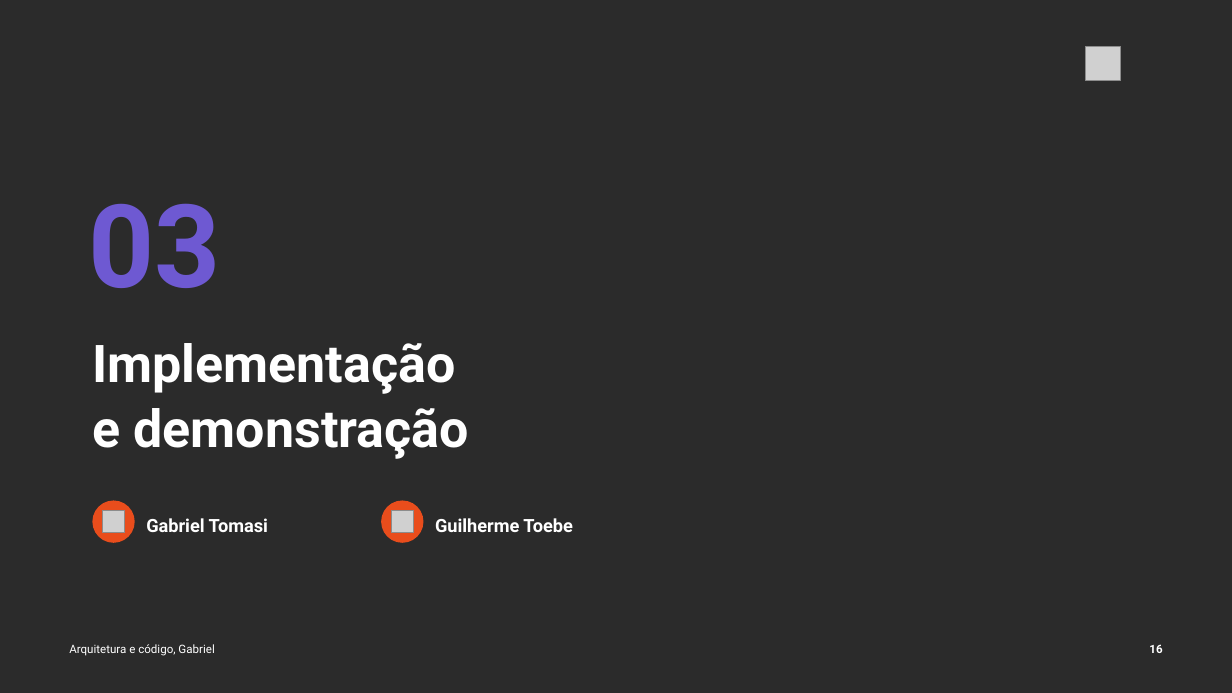
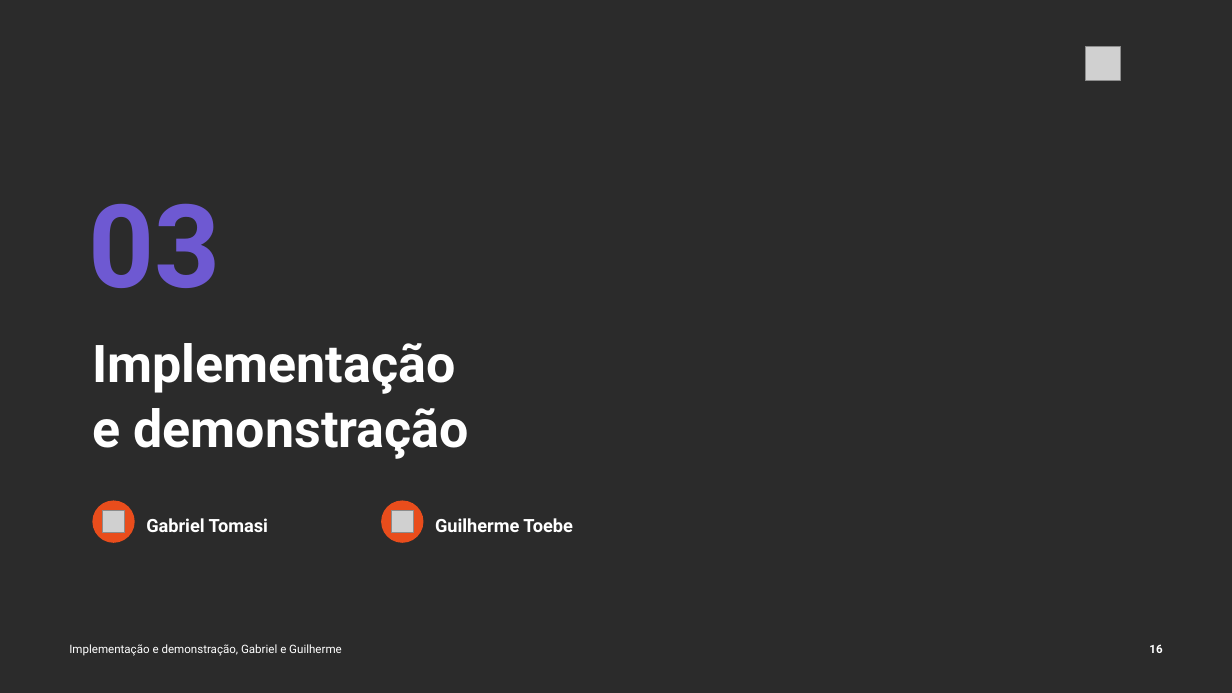
Before and after one commit to tcpassos/invite-app, a slide deck: slide 16 of trabalhos/T4-Pitch-Final.pptx. Drawn at 1232x693 pixels with LibreOffice and Linux fonts; fonts in the diff are those of the drawing; grey boxes stand for pictures; background and template pictures are left out; a plain dark background stands for a picture behind light text. Boxes give left, top, right and bottom in pixels: in the first picture for what was removed or moved away, otherwise in the second. Text is boxed around its words. In the diff, an @@ line names an element or a change of style, - is before the commit and + after.

```diff
--- a/trabalhos/T4-Pitch-Final.pptx
+++ b/trabalhos/T4-Pitch-Final.pptx
@@ text at bbox=[69, 644, 342, 656]: text changed @@
-Arquitetura e código, Gabriel
+Implementação e demonstração, Gabriel e Guilherme
```
Also in this commit, not shown: 12 other slides changed, 7 other files.
